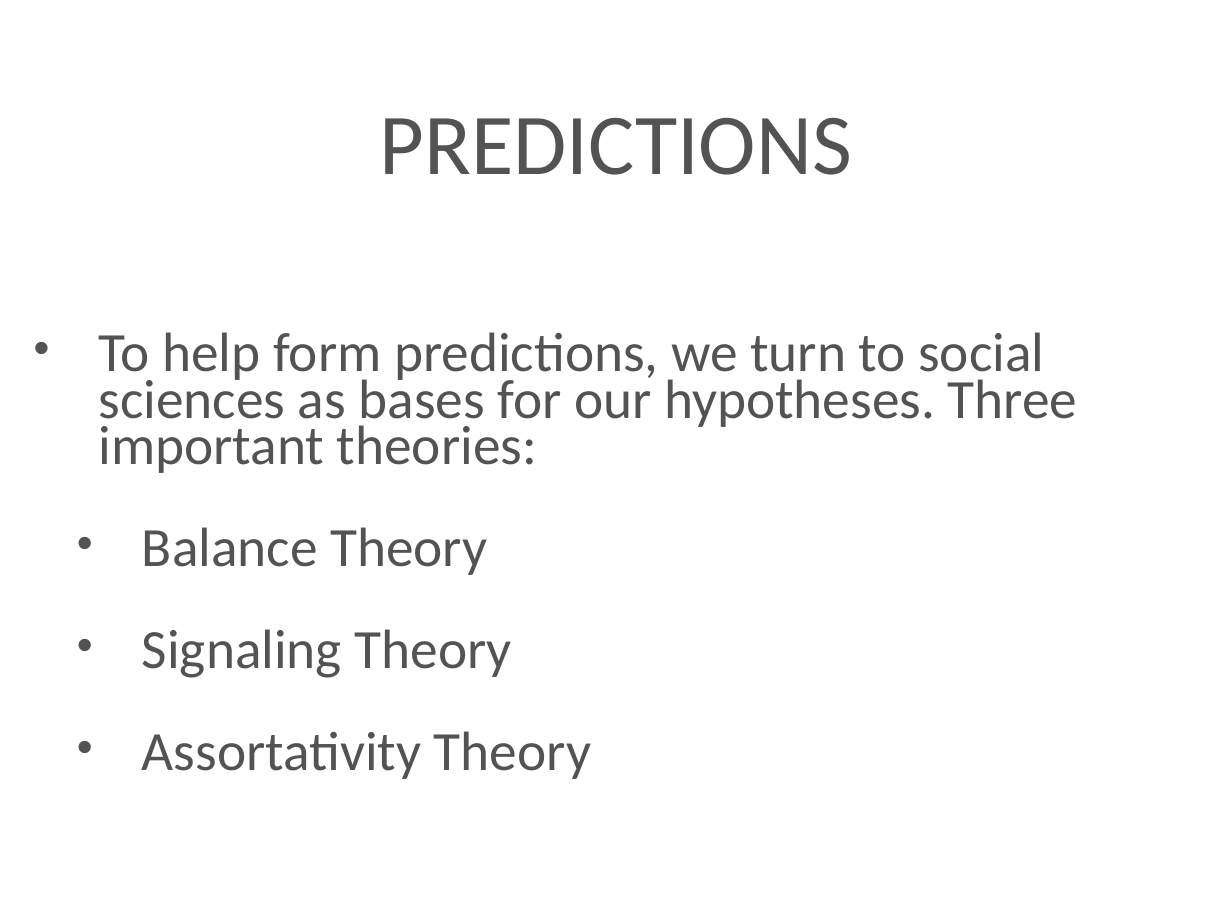
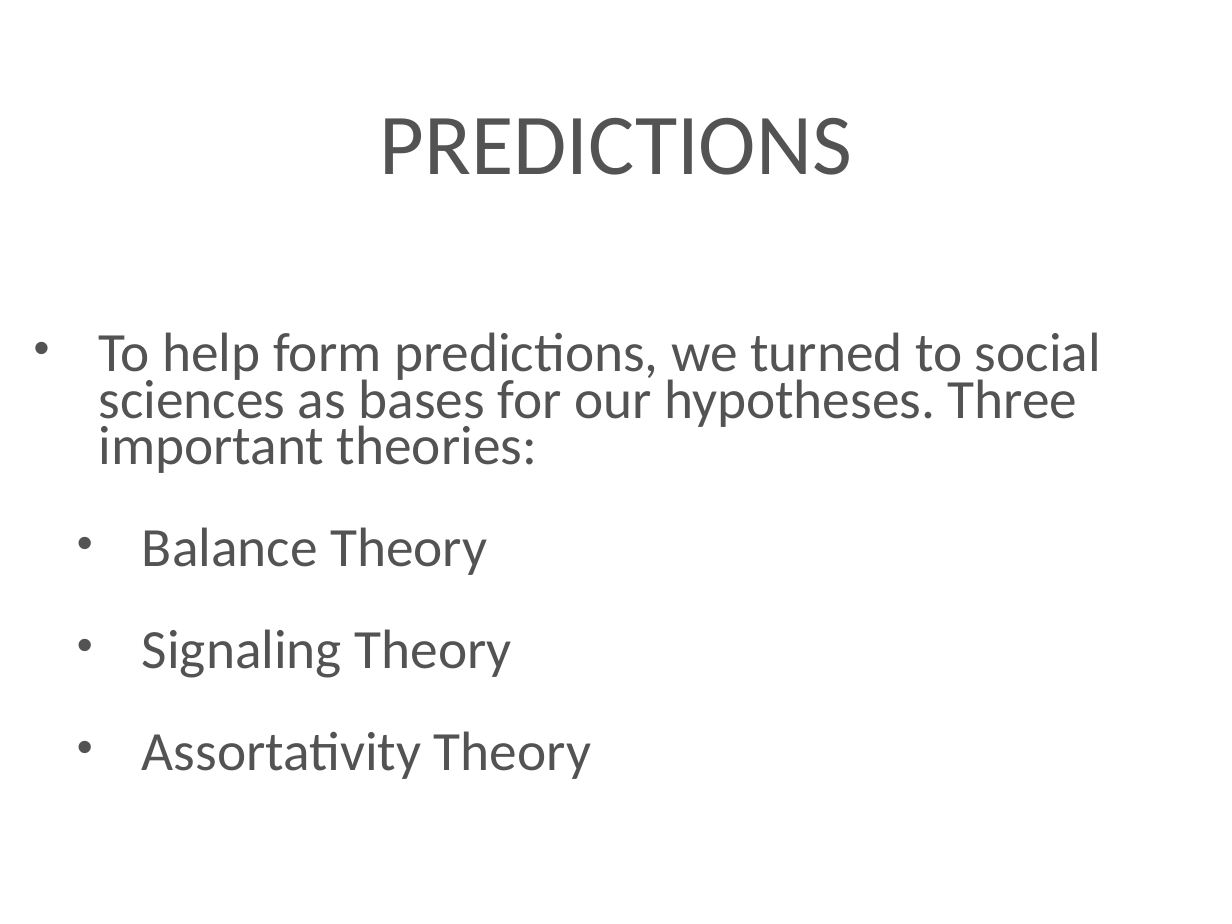
Before and after one commit to azarbakht/prelim_slides, a slide deck: slide 17 of Prelim_Slides_Amir.ppt (slide 13 before the commit). Drawn at 1232x924 pixels with LibreOffice and Linux fonts; fonts in the diff are those of the drawing; background and template pictures are left out. Boxes give left, top, right and bottom in pixels: in the first picture for what was removed or moved away, otherwise in the second. Text is boxed around its words. In the diff, an @@ line names an element or a change of style, - is before the commit and + after.

```diff
--- a/Prelim_Slides_Amir.ppt
+++ b/Prelim_Slides_Amir.ppt
@@ text at (99, 332, 1101, 473): text changed @@
-• To help form predictions, we turn to social sciences as bases for our hypotheses. Three important theories:
+• To help form predictions, we turned to social sciences as bases for our hypotheses. Three important theories:
```
Also in this commit, not shown: 8 other slides changed, 1 other file.
